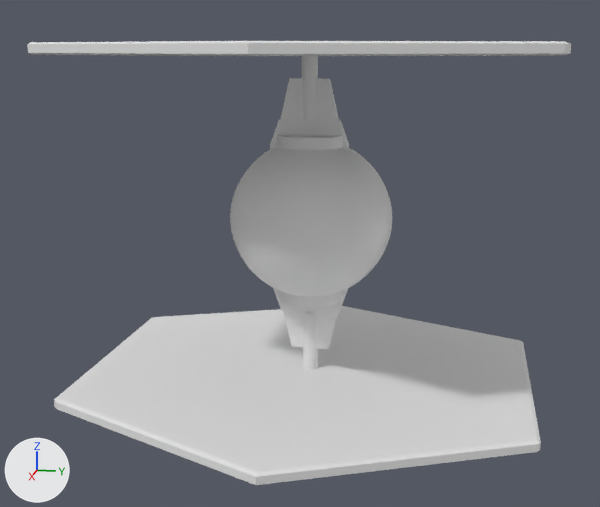
Renders of the Blender file assets/tie_model/tie.blend from each side of a commit.
Both versions are drawn from a 50 mm lens placed at (24.32, 4.51, 4.89), pointed at (0.54, -0.25, -1.05). Arrows for +X, +Y and +Z are at lower left; the lights stay in place. Materials are left out; every surface is plain grey.
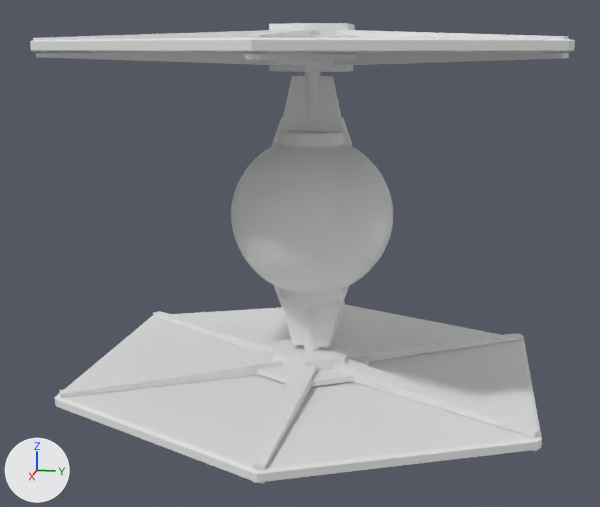
Where the newer file only moved an object's origin or applied its transform, the numbers keep the older frame.

Pixel boxes [x1, y1, x2, y2] of what changed, in the pictures (600 x 507 px):
'Cube.001', reshaped, moved, turned: before [54, 288, 541, 485]; after [30, 23, 575, 147]
'Cube.002', reshaped, moved, turned: before [27, 41, 571, 150]; after [54, 285, 542, 484]
'Cube', moved: before [230, 146, 392, 296]; after [231, 143, 393, 294]
part 1 of me_cube_001, added: after [33, 23, 569, 72]
part 2 of me_cube_002, added: after [60, 302, 540, 484]
'Sphere', unchanged, uncovered by the edit: after [246, 180, 341, 276]

What changed in the scene script:
```text
Change me_cube_001:
    used by ob_cube_001; location = (0.0, -0.01, -5.05); rotation_euler = (-1.571, 0.0, 0.0), in degrees (-90, 0, 0); scale = (0.249, 2.95, 1.14)
    remove me_cube_001.from_pydata(...)  # 312 vertices, 186 faces; spans x -26.4..28.2, y -1.0..0.0, z -5.9..5.9
    add me_cube_001.from_pydata(...)  # 456 vertices, 288 faces; spans x -26.4..28.2, y -1.0..0.2, z -5.9..5.9
    me_cube_001 part 1: 144 vertices added at x -26.0..27.6, y -0.2..0.2, z -5.9..5.9
Change me_cube_002:
    used by ob_cube_002; location = (0.0, -0.07, 4.94); rotation_euler = (1.571, 0.0, 0.0), in degrees (90, 0, 0); scale = (0.249, 2.95, 1.14)
    remove me_cube_002.from_pydata(...)  # 312 vertices, 186 faces; spans x -26.4..28.2, y -1.0..0.0, z -5.9..5.9
    add me_cube_002.from_pydata(...)  # 456 vertices, 288 faces; spans x -26.4..28.2, y -1.0..0.2, z -5.9..5.9
    me_cube_002 part 2: 144 vertices added at x -26.0..27.6, y -0.2..0.2, z -5.9..5.9
Change ob_cube:
    ob_cube.location: (0.0, -0.01, -0.07) -> (0.0, 0.01, 0.02)
Change ob_cube_001:
    ob_cube_001.location: (0.0, -0.01, -5.05) -> (0.0, 0.01, 5.0)
    ob_cube_001.rotation_euler: (-1.571, 0.0, 0.0) -> (1.571, 0.0, 0.0)  # degrees (-90, 0, 0) -> degrees (90, 0, 0)
Change ob_cube_002:
    ob_cube_002.location: (0.0, -0.07, 4.94) -> (0.0, 0.01, -4.98)
    ob_cube_002.rotation_euler: (1.571, 0.0, 0.0) -> (4.712, 0.0, 0.0)  # degrees (90, 0, 0) -> degrees (270, 0, 0)
```
